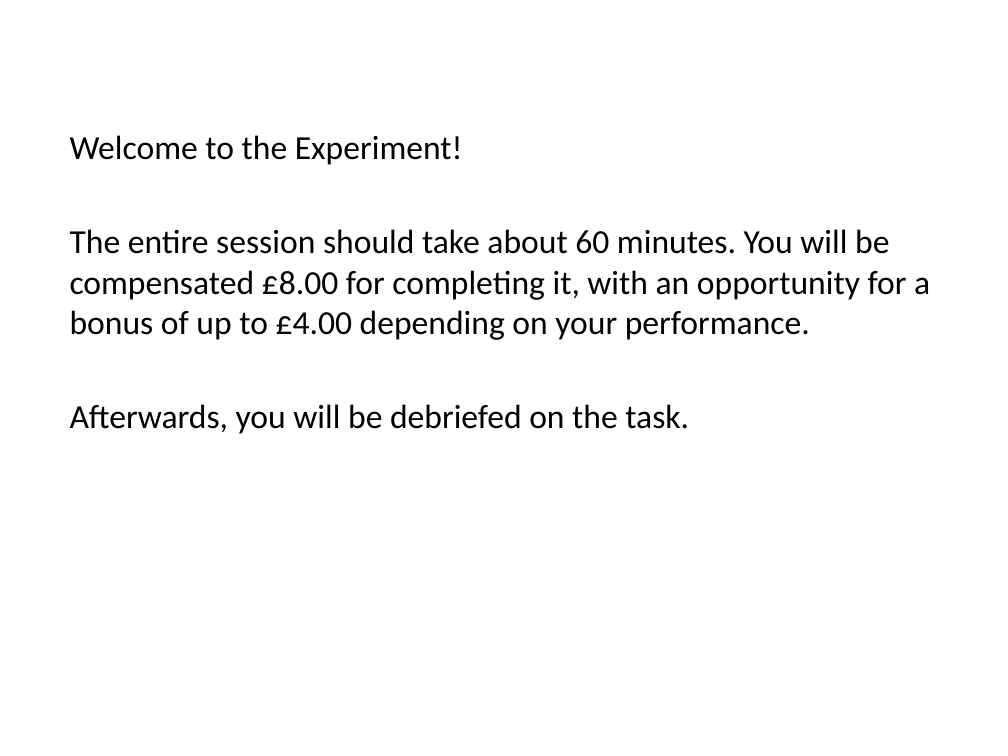
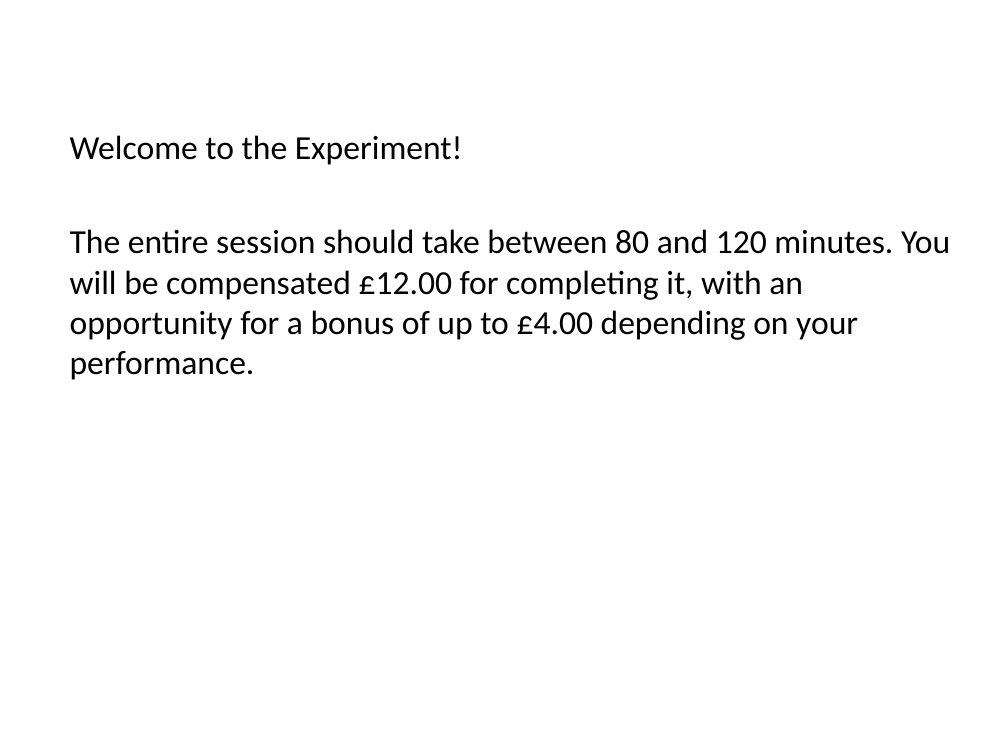
Before and after one commit to evanrussek/Gamble_Task_browser, a slide deck: slide 1 of public/Online_Task/Stimuli/uws_instr_slides_ver2.pptx. Drawn at 1008x756 pixels with LibreOffice and Linux fonts; fonts in the diff are those of the drawing. Boxes give left, top, right and bottom in pixels: in the first picture for what was removed or moved away, otherwise in the second. Text is boxed around its words. In the diff, an @@ line names an element or a change of style, - is before the commit and + after.

```diff
--- a/public/Online_Task/Stimuli/uws_instr_slides_ver2.pptx
+++ b/public/Online_Task/Stimuli/uws_instr_slides_ver2.pptx
@@ text at box(70, 229, 950, 380): text changed @@
-The entire session should take about 60 minutes. You will be compensated £8.00 for completing it, with an opportunity for a bonus of up to £4.00 depending on your performance.
-Afterwards, you will be debriefed on the task.
+The entire session should take between 80 and 120 minutes. You will be compensated £12.00 for completing it, with an opportunity for a bonus of up to £4.00 depending on your performance.
```
Also in this commit, not shown: 3 other slides changed, 10 other files.
